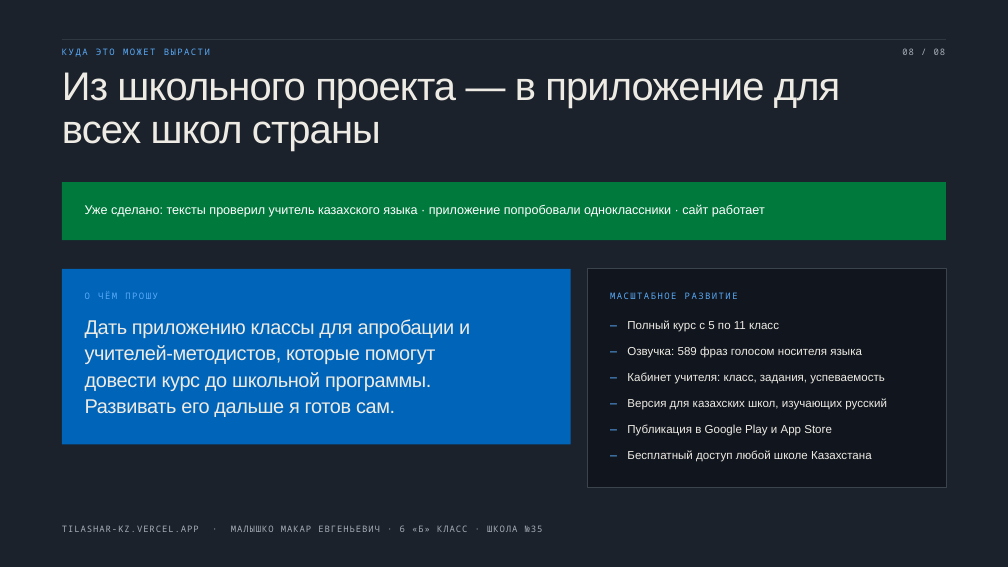
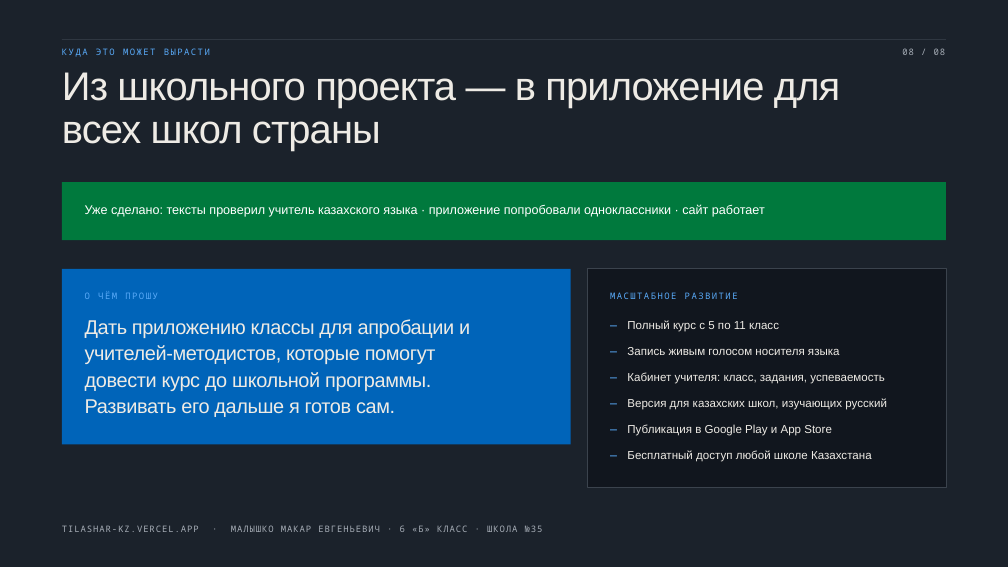
Before and after one commit to s-chaikovskiy/grammarquest-web, a slide deck: slide 8 of презентация/Тілашар-защита.pptx. Drawn at 1008x567 pixels with LibreOffice and Linux fonts; fonts in the diff are those of the drawing. Boxes give left, top, right and bottom in pixels: in the first picture for what was removed or moved away, otherwise in the second. Text is boxed around its words. In the diff, an @@ line names an element or a change of style, - is before the commit and + after.

```diff
--- a/презентация/Тілашар-защита.pptx
+++ b/презентация/Тілашар-защита.pptx
@@ text at <box>627,347,840,355</box>: text changed @@
-Озвучка: 589 фраз голосом носителя языка
+Запись живым голосом носителя языка
```
Also in this commit, not shown: 3 other slides changed, 25 other files.
